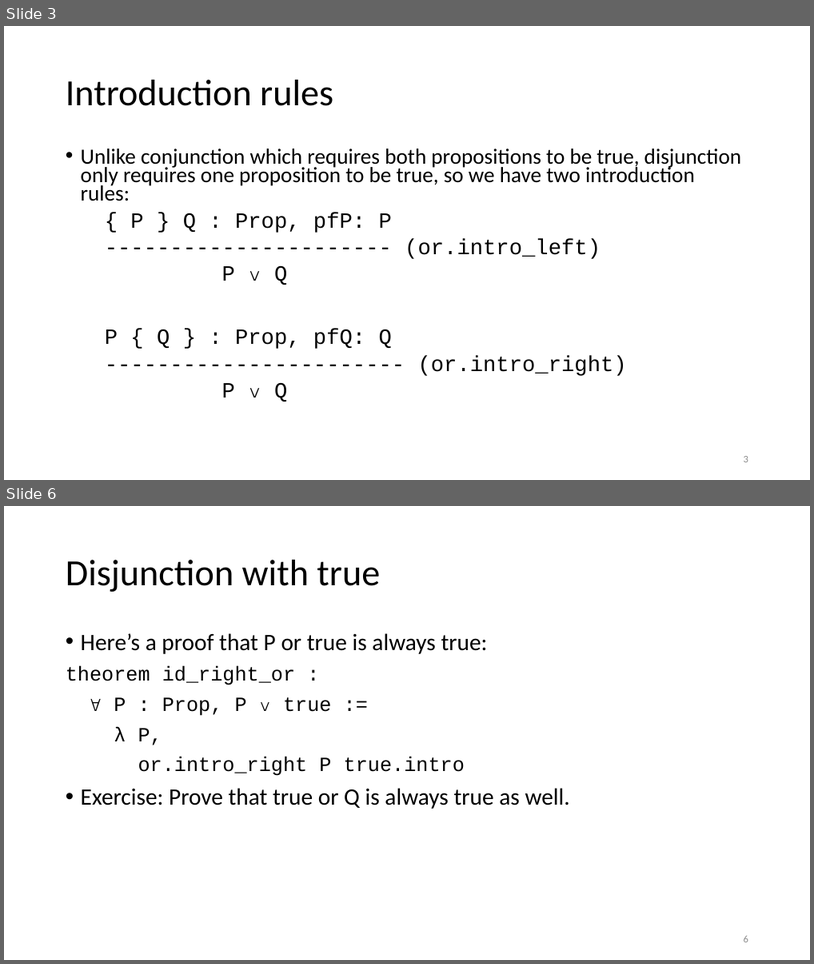
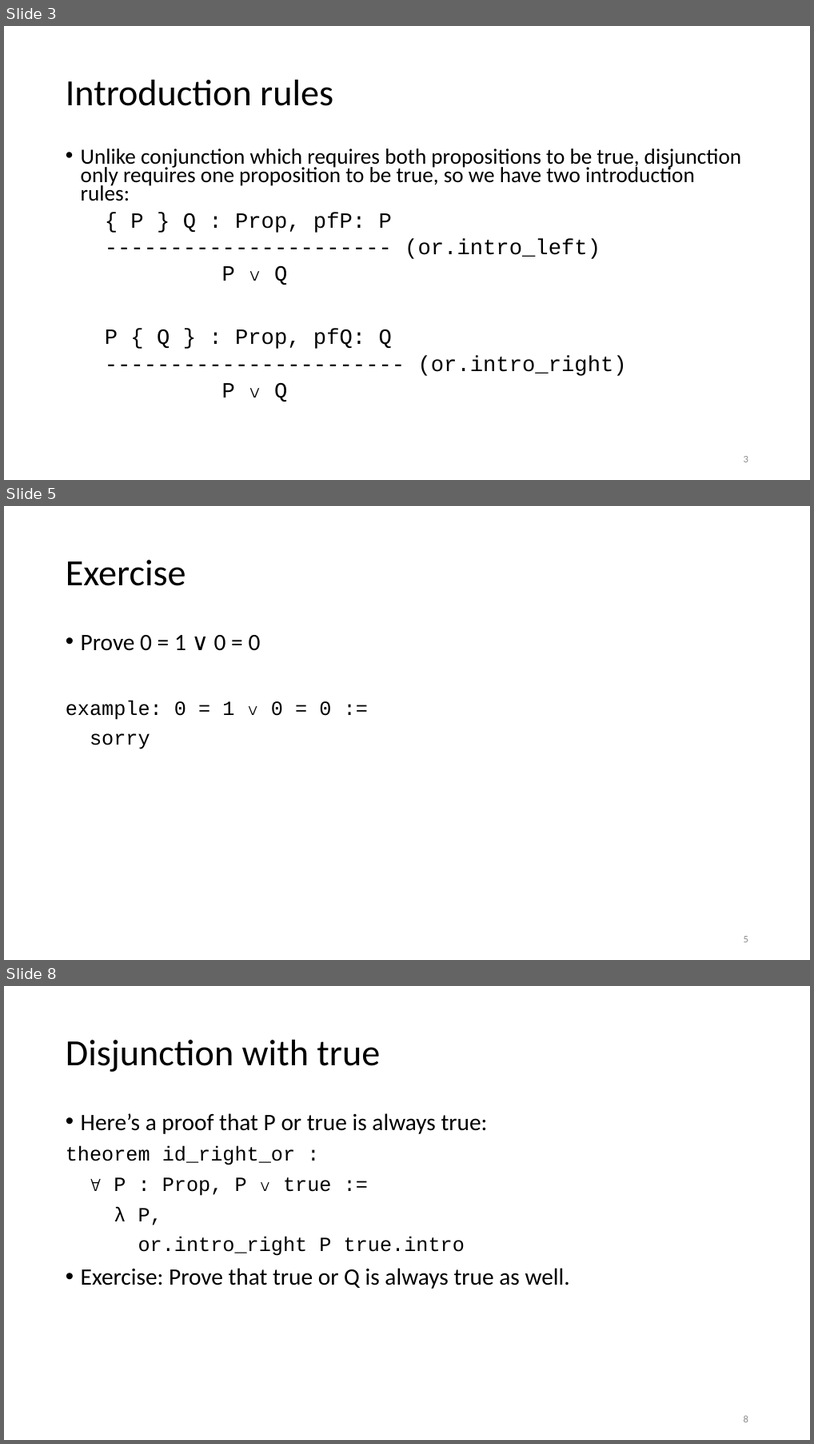
Before and after one commit to kevinsullivan/cs-dm, a slide deck: 09_Disjunction/Disjunction.pptx. Shown one above the other, each under a label of ours: slides 3 and 6 before the commit, slides 3, 5 and 8 after it; the slides between them are not shown. The pictures are 814x964 and 814x1444 pixels, drawn with LibreOffice and Linux fonts; fonts in the diff are those of the drawing. Boxes give left, top, right and bottom in pixels: in the first picture for what was removed or moved away, otherwise in the second. Text is boxed around its words. In the diff, an @@ line names an element or a change of style, - is before the commit and + after.

```diff
--- a/09_Disjunction/Disjunction.pptx
+++ b/09_Disjunction/Disjunction.pptx
@@ slide 5 added at <box>4,506,810,960</box>, background #FFFFFF @@
@@ title added at <box>66,560,186,586</box>, 44 pt, text #000000 @@
+Exercise
@@ text added at <box>66,635,331,749</box>, 24 pt, text #000000 @@
+• Prove 0 = 1 ∨ 0 = 0
+example: 0 = 1 ∨ 0 = 0 :=
+sorry
@@ page number added at <box>744,936,749,942</box>, 12 pt, text #8C8C8C @@
+5
@@ what was slide 6 is now slide 8 @@
```
Also in this commit, not shown: 2 slides changed, 2 other slides added, 1 other file.
